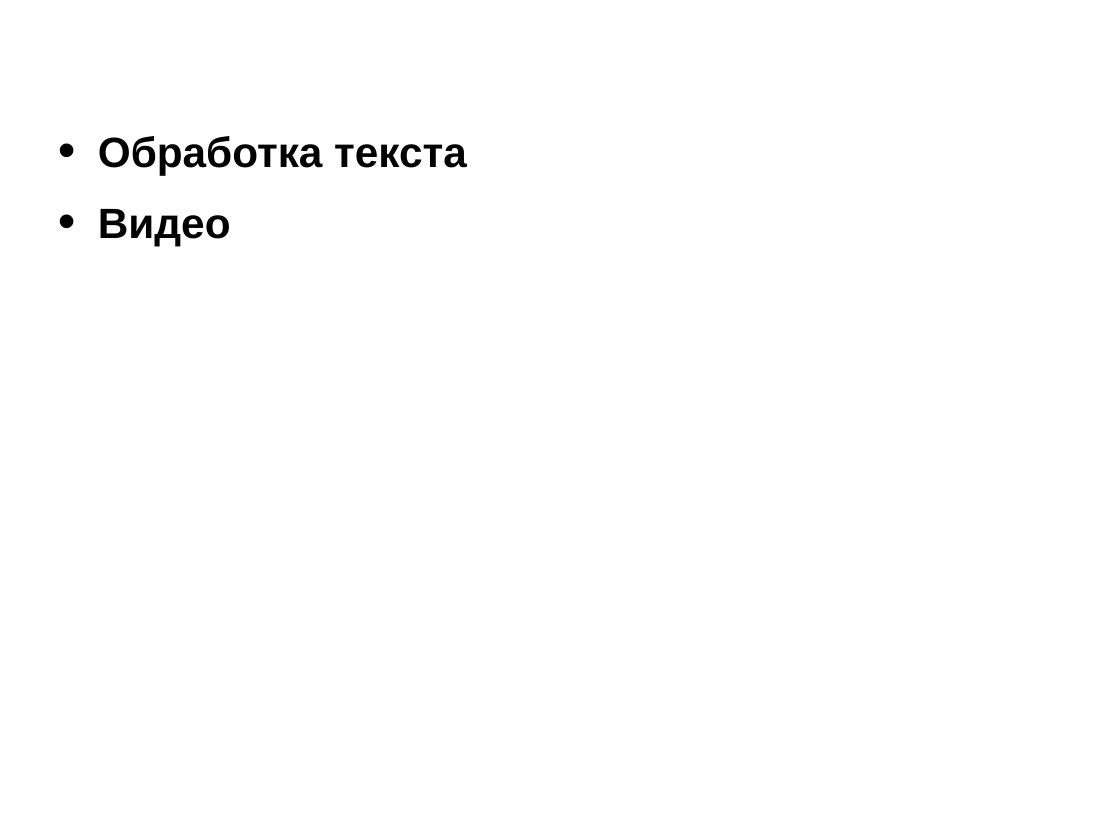
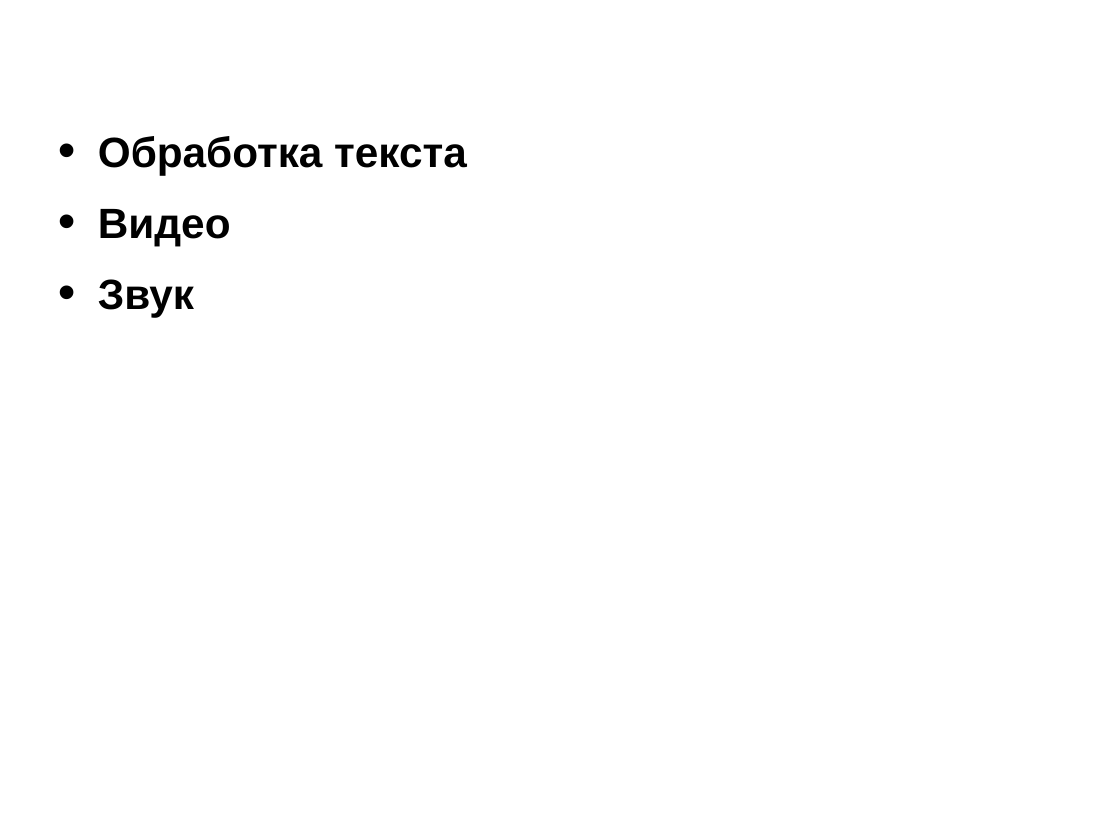
Before and after one commit to icosaeder/mmtech-lect, a slide deck: slide 5 of Лекции/Резюме по курсу/Резюме по курсу.odp. Drawn at 1120x840 pixels with LibreOffice and Linux fonts; fonts in the diff are those of the drawing; background and template pictures are left out. Boxes give left, top, right and bottom in pixels: in the first picture for what was removed or moved away, otherwise in the second. Text is boxed around its words. In the diff, an @@ line names an element or a change of style, - is before the commit and + after.

```diff
--- a/Лекции/Резюме по курсу/Резюме по курсу.odp
+++ b/Лекции/Резюме по курсу/Резюме по курсу.odp
@@ text at box(98, 279, 194, 317): paragraph added @@
+• Звук
```
Also in this commit, not shown: 2 other slides changed, 1 other file.
